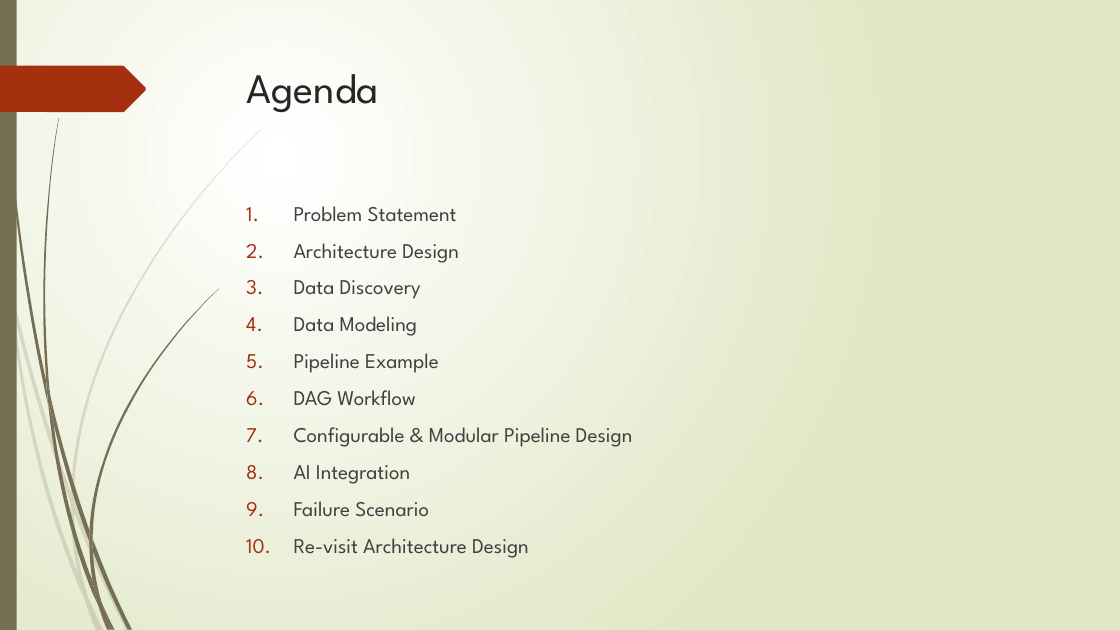
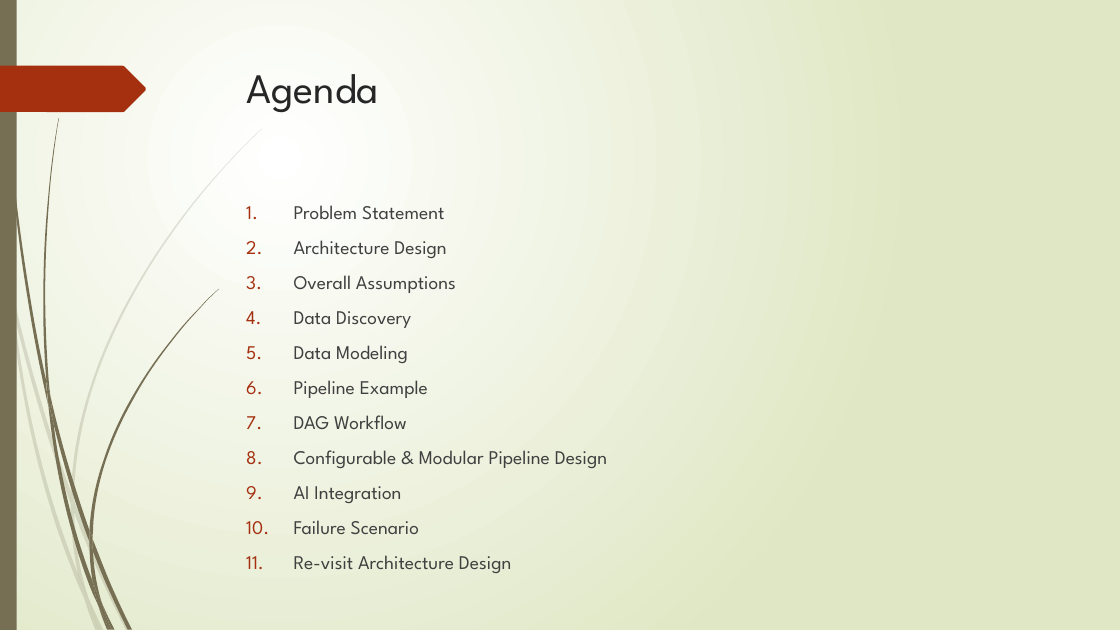
Before and after one commit to gabrielchanyk/food_insights_data_engineering, a slide deck: slide 2 of InsightEats Case Study.pptx. Drawn at 1120x630 pixels with LibreOffice and Linux fonts; fonts in the diff are those of the drawing. Boxes give left, top, right and bottom in pixels: in the first picture for what was removed or moved away, otherwise in the second. Text is boxed around its words. In the diff, an @@ line names an element or a change of style, - is before the commit and + after.

```diff
--- a/InsightEats Case Study.pptx
+++ b/InsightEats Case Study.pptx
@@ text at (294,205,607,573): size 18 to 16.6 pt @@
@@ text at (294,275,456,293): paragraph added @@
+3. Overall Assumptions
```
Also in this commit, not shown: 8 other slides changed, 1 slide added, 2 slides removed, 7 other files.
